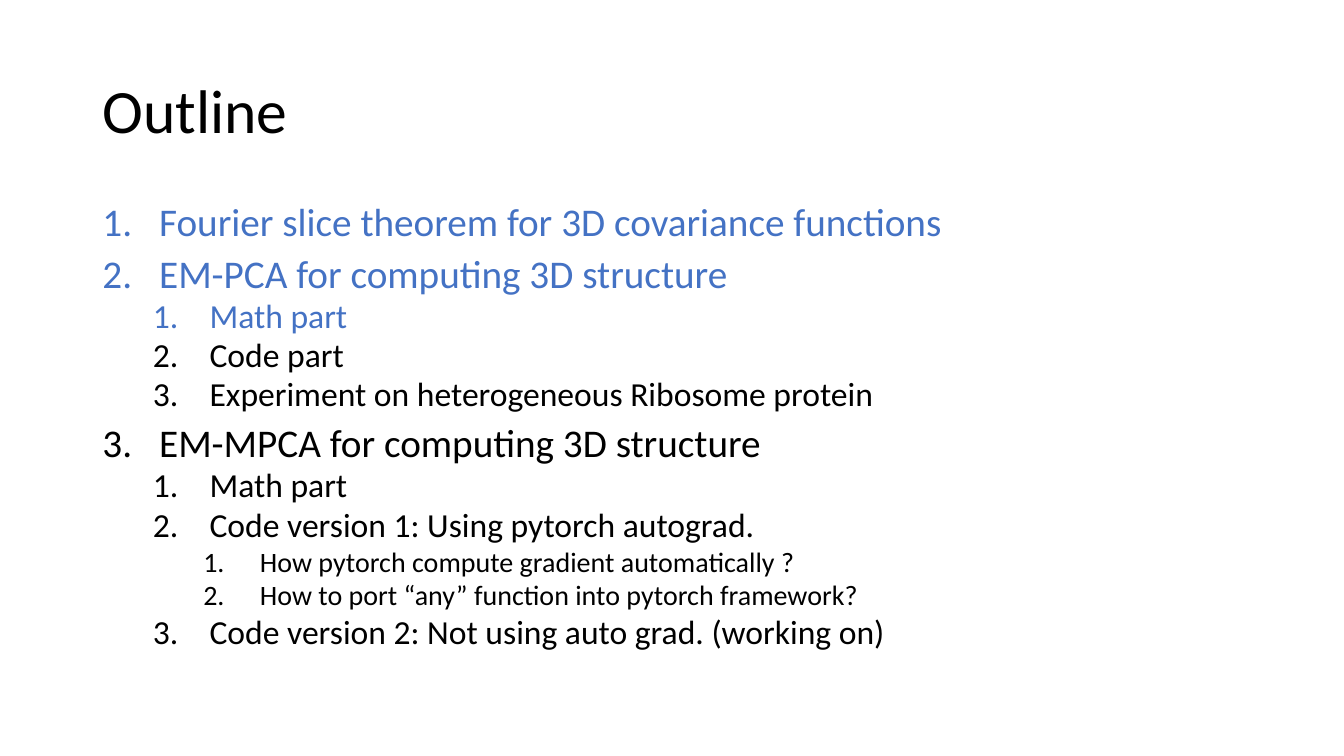
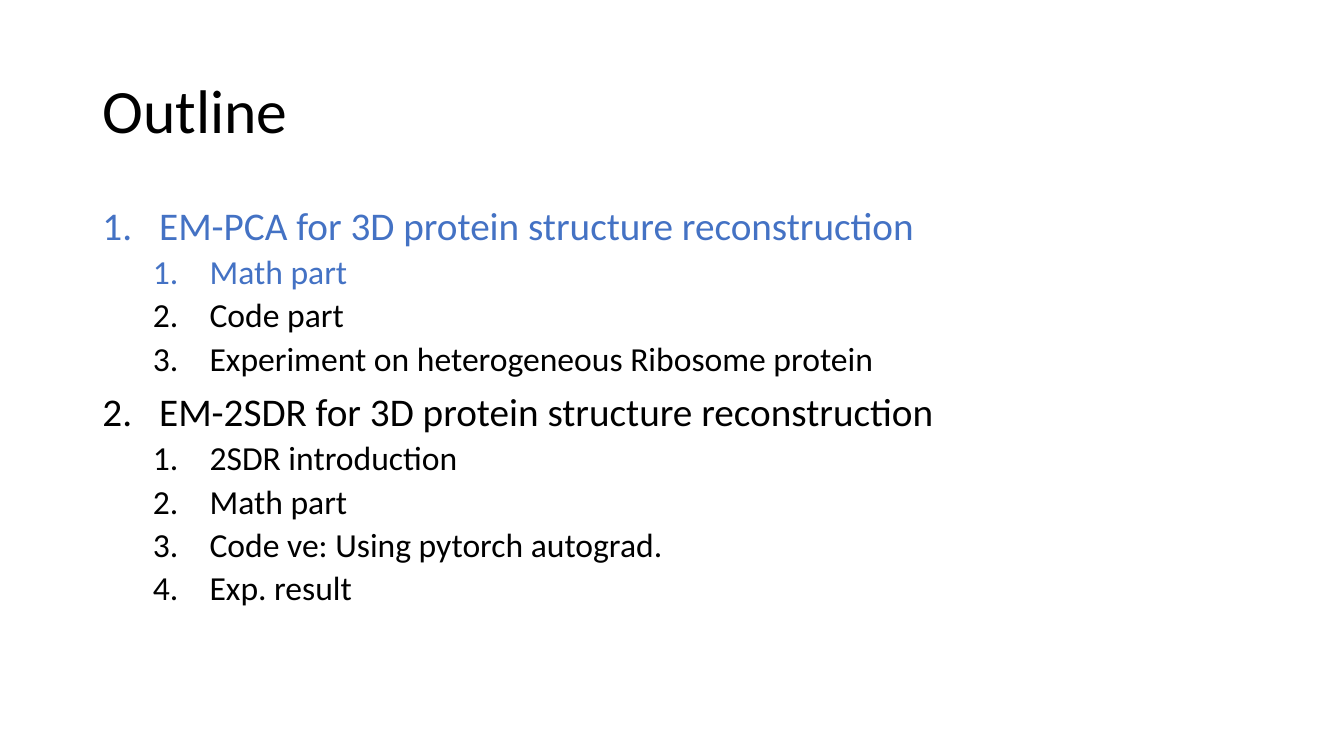
Before and after one commit to sabid-cryoem/sabid-cryoem.github.io, a slide deck: slide 2 of assets/slides/Directly reconstructing principal components of 3D protein structure density map from 2D cryo-EM projection images by 2SDR method.pptx. Drawn at 1344x756 pixels with LibreOffice and Linux fonts; fonts in the diff are those of the drawing. Boxes give left, top, right and bottom in pixels: in the first picture for what was removed or moved away, otherwise in the second. Text is boxed around its words. In the diff, an @@ line names an element or a change of style, - is before the commit and + after.

```diff
--- a/assets/slides/Directly reconstructing principal components of 3D protein structure density map from 2D cryo-EM projection images by 2SDR method.pptx
+++ b/assets/slides/Directly reconstructing principal components of 3D protein structure density map from 2D cryo-EM projection images by 2SDR method.pptx
@@ text at (159,213,914,247): text changed @@
-1. Fourier slice theorem for 3D covariance functions
-2. EM-PCA for computing 3D structure
+1. EM-PCA for 3D protein structure reconstruction
@@ text at (210,260,872,520): line spacing 0.8 to 0.9 @@
@@ text at (159,399,933,471): text changed @@
-3. EM-MPCA for computing 3D structure
+2. EM-2SDR for 3D protein structure reconstruction
+  1. 2SDR introduction
@@ text at (210,533,662,606): text changed; size 20 to 24 pt @@
-  2. Code version 1: Using pytorch autograd.
-    1. How pytorch compute gradient automatically ?
-    2. How to port “any” function into pytorch framework?
-  3. Code version 2: Not using auto grad. (working on)
+  3. Code ve: Using pytorch autograd.
+  4. Exp. result
```
Also in this commit, not shown: 10 other slides changed, 10 slides added, 6 slides removed, 1 other file.
